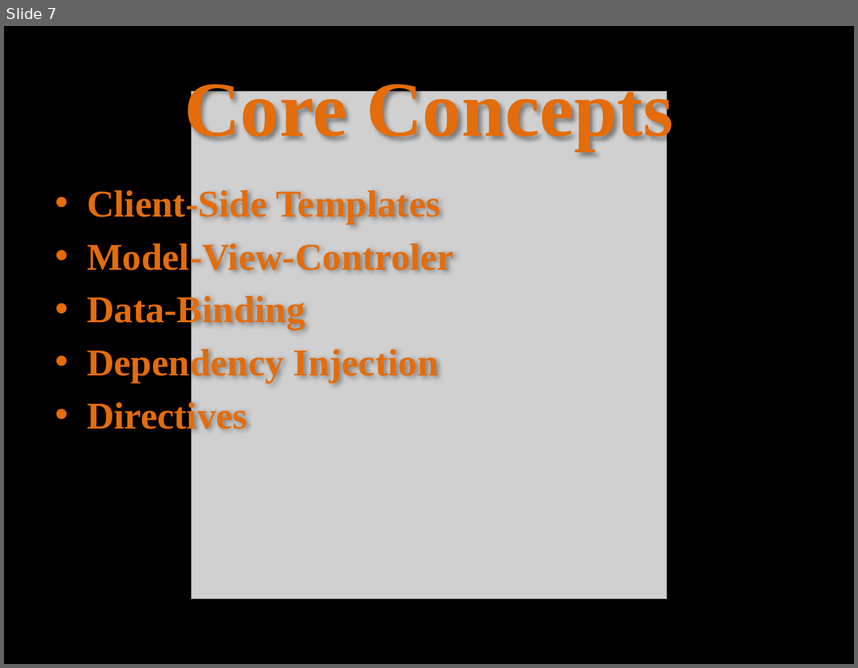
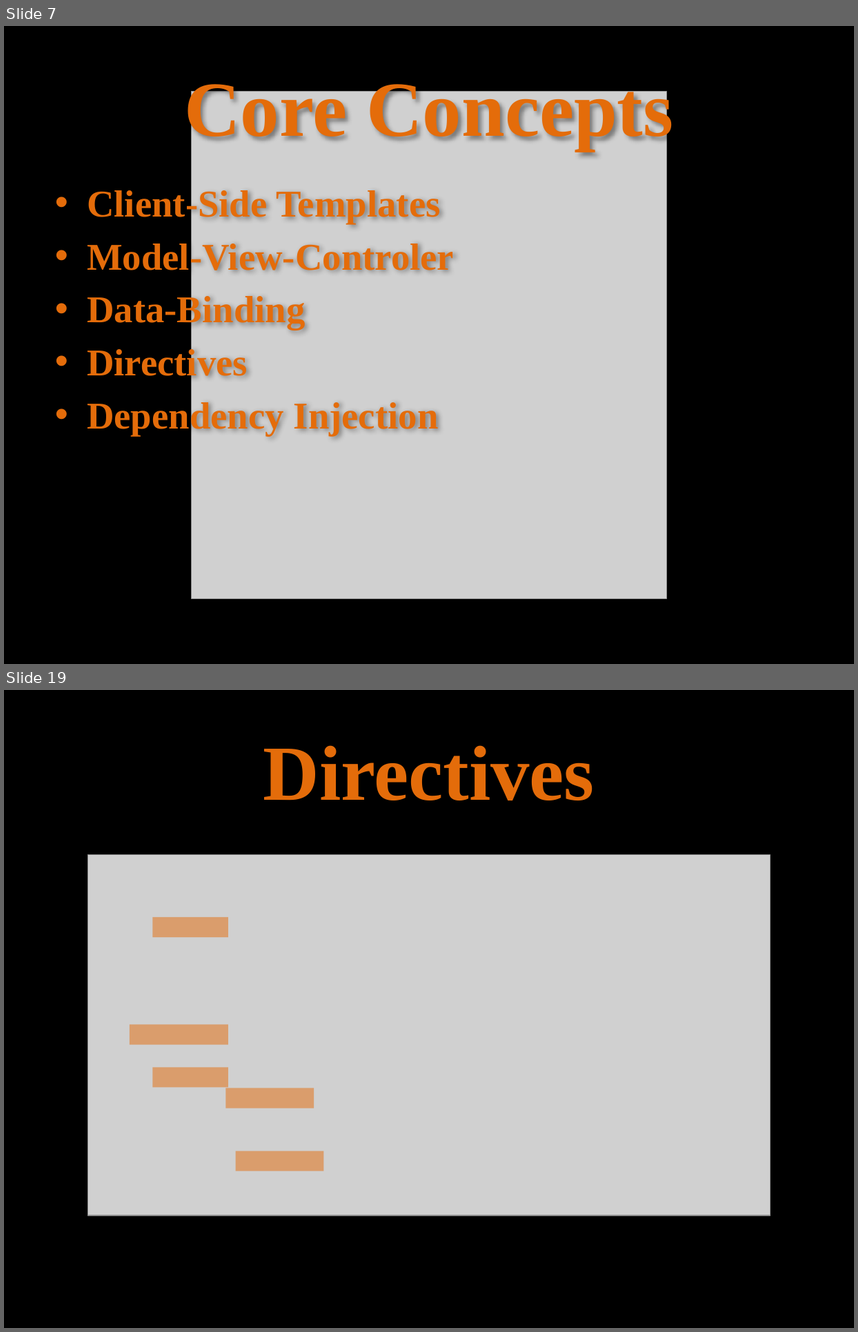
Before and after one commit to hudo/TGGCon2014, a slide deck: docs/006 I - AngularJS.pptx. Shown one above the other, each under a label of ours: slide 7 before the commit, slides 7 and 19 after it; the slides between them are not shown. The pictures are 858x668 and 858x1332 pixels, drawn with LibreOffice and Linux fonts; fonts in the diff are those of the drawing; grey boxes stand for pictures. Boxes give left, top, right and bottom in pixels: in the first picture for what was removed or moved away, otherwise in the second. Text is boxed around its words. In the diff, an @@ line names an element or a change of style, - is before the commit and + after.

```diff
--- a/docs/006 I - AngularJS.pptx
+++ b/docs/006 I - AngularJS.pptx
@@ slide 19 added at (4,690,854,1328), background #000000 @@
@@ title added at (263,745,595,800), 66 pt, text #E46C0A, bold @@
+Directives
@@ picture added at (87,855,770,1215) @@
@@ rectangle added at (153,917,228,938), fill #E46C0A at 50% opacity @@
@@ rectangle added at (130,1024,228,1045), fill #E46C0A at 50% opacity @@
@@ rectangle added at (153,1067,228,1088), fill #E46C0A at 50% opacity @@
@@ rectangle added at (226,1088,314,1108), fill #E46C0A at 50% opacity @@
@@ rectangle added at (235,1151,323,1171), fill #E46C0A at 50% opacity @@
@@ slide 7 changed as well @@
@@ text at (87,346,248,383): paragraph added @@
+• Directives
@@ text at (87,399,248,435): paragraph removed @@
-• Directives
```
Also in this commit, not shown: 4 other slides changed, 12 other slides added, 1 other file.
